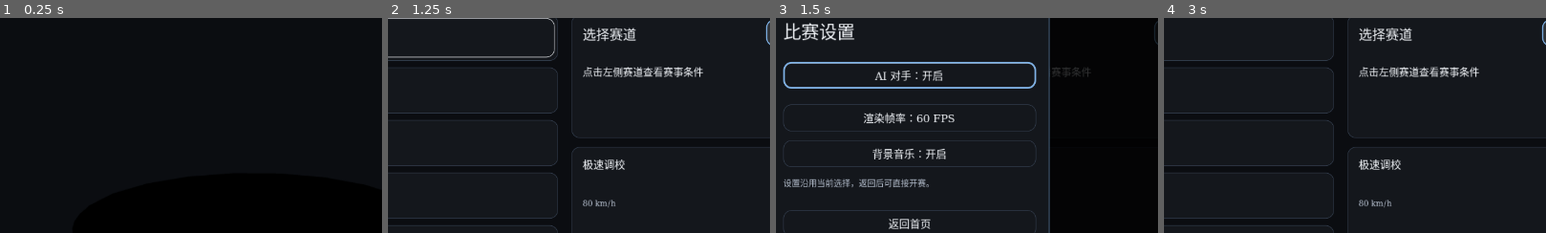
Above: before the commit, frames 1-4 (left to right).
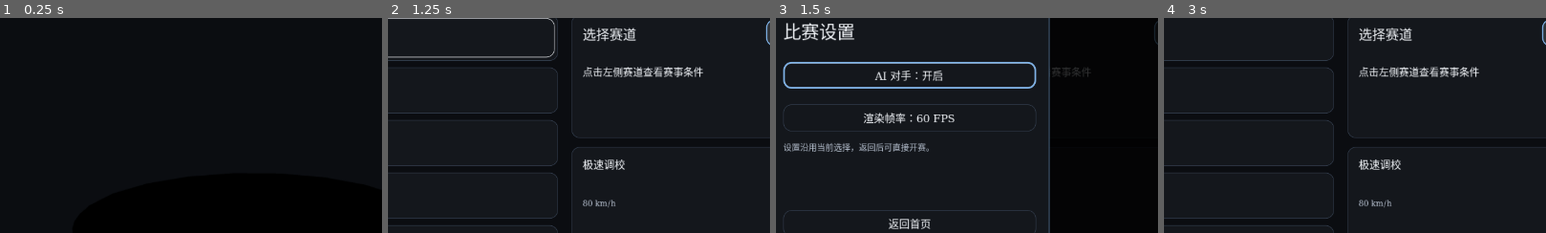
Above: after the commit, the same moments.

Repository: QieRong/godot-racer
Game: Godot game, scene res://scenes/menu.tscn
Two runs of this game, one before a commit and one after it. Both use one fixed random seed, a clock stepped at 60 frames per second and the inputs below. Sound files missing from this copy of the repository are replaced by a short silence.
Inputs:
- Up to frame 1 (0.25 s): no input
- Up to frame 2 (1.25 s): click "开始游戏" at 0.5 s
- Up to frame 3 (1.5 s): click "设置" at 1.25 s
- Up to frame 4 (3 s): click "操作帮助" at 2 s; click "返回首页" at 2.75 s
The pictures show only the part of the screen within x 32-82%, y 23-73%; the shares and areas given below are measured in that part.

Frames 1-2 are identical in both runs. In frame 3, 2.9% of the frame differs, in the area x 2-68%, y 56-79%; in frame 4, nothing differs.

Commit message:
fix: keep the background music toggle on the homepage

Diff:
--- a/godot-racer/scripts/menu_overlay.gd
+++ b/godot-racer/scripts/menu_overlay.gd
@@ -13,15 +13,12 @@
 var _kind := "settings"
 var _ai: Button
 var _fps: Button
-var _music: Node
-var _music_button: Button
 
 
-func setup(state: Node, color: Color, kind: String, music: Node = null) -> void:
+func setup(state: Node, color: Color, kind: String, _music: Node = null) -> void:
 	_state = state
 	_accent = color
 	_kind = kind
-	_music = music
 
 
 func _ready() -> void:
@@ -43,17 +40,10 @@
 		_fps = Ui.button(panel, "FpsButton", "", Rect2(24, 180, 452, 48), _accent)
 		_ai.pressed.connect(_toggle_ai)
 		_fps.pressed.connect(_toggle_fps)
-		if _music != null:
-			_music_button = Ui.button(panel, "MusicButton", "", Rect2(24, 244, 452, 48), _accent)
-			_music_button.pressed.connect(func(): _music.set_enabled(not _music.enabled))
-			_music.enabled_changed.connect(_refresh_music)
-			_refresh_music(_music.enabled)
 		_refresh()
 		var hint := Ui.label(panel, "SettingsHint", "设置沿用当前选择，返回后可直接开赛。", 15, Ui.MUTED)
-		Ui.place(hint, Rect2(24, 308, 452, 48))
+		Ui.place(hint, Rect2(24, 244, 452, 48))
 		controls.assign([_ai, _fps])
-		if _music_button != null:
-			controls.append(_music_button)
 		controls.append(back)
 	else:
 		var help := Ui.label(panel, "HelpText", _help_text(), 18, Ui.MUTED)
@@ -114,7 +104,3 @@
 func _refresh() -> void:
 	_ai.text = "AI 对手：%s" % ("开启" if bool(_state.get("ai_enabled")) else "关闭")
 	_fps.text = "渲染帧率：%d FPS" % int(_state.get("render_fps"))
-
-
-func _refresh_music(value: bool) -> void:
-	_music_button.text = "背景音乐：%s" % ("开启" if value else "关闭")
--- a/godot-racer/tests/menu_interactions_test.gd
+++ b/godot-racer/tests/menu_interactions_test.gd
@@ -5,10 +5,12 @@
 var _pass := 0
 var _fail := 0
 var _kind := "selection"
+var _evidence := ""
 
 
 func _initialize() -> void:
 	for arg in OS.get_cmdline_user_args():
+		if arg.begins_with("--evidence-dir="): _evidence = arg.get_slice("=", 1)
 		if arg.begins_with("--interaction="):
 			_kind = arg.get_slice("=", 1)
 	call_deferred("_run")
@@ -253,11 +255,19 @@
 	menu.call("_open_overlay", "settings", home.controls()[1])
 	var overlay: Control = menu.get("_overlay")
 	var toggle := overlay.find_child("MusicButton", true, false) as Button
-	_check(toggle != null and toggle.text == "背景音乐：关闭", "设置共享状态")
-	if toggle != null:
-		toggle.pressed.emit()
-		_check(music.get("enabled") and button.text == "背景音乐：开启", "设置开关同步首页")
+	_check(toggle == null, "设置不重复提供首页背景音乐开关")
+	var fps := overlay.find_child("FpsButton", true, false) as Button
+	_check(fps.get_node(fps.focus_next) == overlay.find_child("CloseOverlay", true, false), "设置焦点从帧率直接到返回")
+	if DisplayServer.get_name() != "headless" and not _evidence.is_empty():
+		for size in [Vector2i(1280, 720), Vector2i(1920, 1080)]:
+			root.size = size
+			for i in range(4): await process_frame
+			await RenderingServer.frame_post_draw
+			_check(root.get_texture().get_image().save_png(_evidence.path_join("settings-%dx%d.png" % [size.x, size.y])) == OK,
+				"实际设置页截图：%s" % size)
 	menu.call("_close_overlay")
+	button.pressed.emit()
+	_check(music.get("enabled") and button.text == "背景音乐：开启", "首页唯一音乐开关仍能开启并同步显示")
 	music.call("_process", 1.0)
 	_state.phase = _state.Phase.LOADING
 	music.call("_process", 0.2)
--- a/godot-racer/tests/ui_pages_test.gd
+++ b/godot-racer/tests/ui_pages_test.gd
@@ -182,9 +182,9 @@
 		fps.pressed.emit()
 		_check("MENU-06", int(_gs.get("render_fps")) != old_fps, "FPS真实切换")
 		_check("MENU-06", ai.get_node(ai.focus_next) == fps
-			and fps.get_node(fps.focus_next) == _find(overlay, "MusicButton")
-			and _find(overlay, "MusicButton").get_node(_find(overlay, "MusicButton").focus_next) == _find(overlay, "CloseOverlay"),
-			"设置焦点顺序包含新增BGM")
+			and fps.get_node(fps.focus_next) == _find(overlay, "CloseOverlay")
+			and _find(overlay, "MusicButton") == null,
+			"设置焦点顺序无重复BGM入口")
 		var esc := InputEventAction.new()
 		esc.action = "ui_cancel"
 		esc.pressed = true
Not shown, changed: godot-racer/docs/current-status.md
